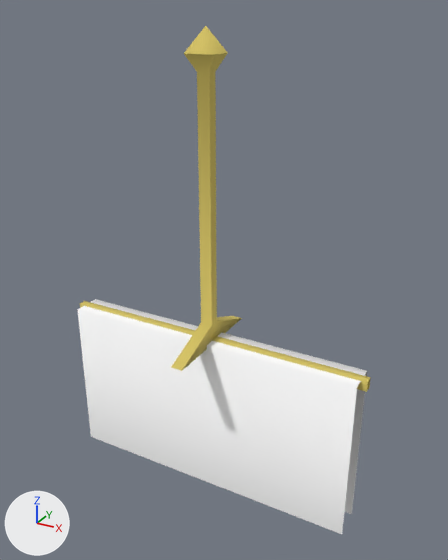
An edit to the glTF model public/3d/item/model__item__room.ofs_4658_0/4658floor_r.gltf, drawn before and after from the same camera.
Both versions are drawn from a camera (50 mm lens) standing at (1.34, -2.29, 1.49) and looking at (0.06, 0.04, 0.32). Lighting does not change. The marker at lower left points along +X, +Y and +Z. The older version comes first.

In view in the first picture: '4658floor_r'.
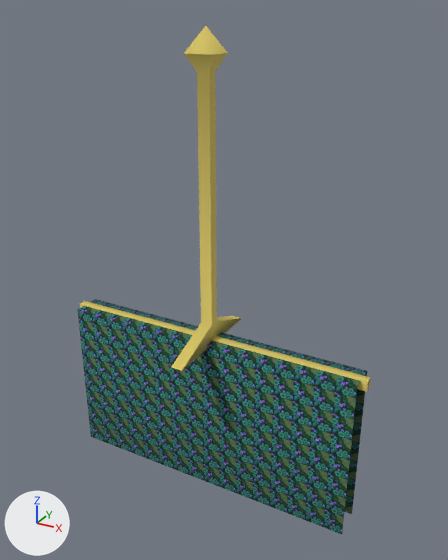
The change, as a diff of the scene's bpy script:
```diff
--- a/public/3d/item/model__item__room.ofs_4658_0/4658floor_r.gltf.py
+++ b/public/3d/item/model__item__room.ofs_4658_0/4658floor_r.gltf.py
@@ img_r_floor00_c @@
+img_r_floor00_c = load_image('r_floor00_c', '_unpacked/r_floor00_c', 64, 64, 'sRGB')
@@ mat_home_00fl @@
 mat_home_00fl = principled_material('home_00fl')
-mat_home_00fl.base_color = (1.0, 1.0, 1.0)  # white #ffffff
+mat_home_00fl.texture = img_r_floor00_c
 mat_home_00fl.roughness = 1.0
```

What differs and where, as boxes [x1, y1, x2, y2] in the pictures (448 x 560 px):
'4658floor_r', surface changed (darker): [77, 299, 370, 534] in both
